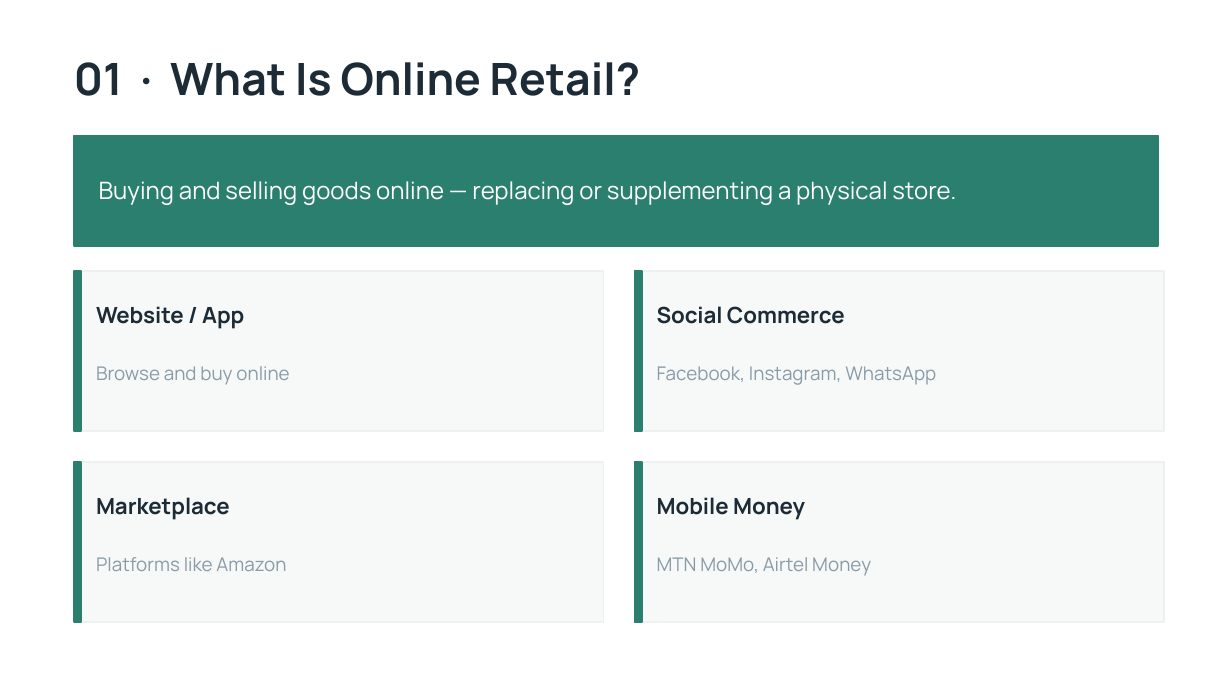
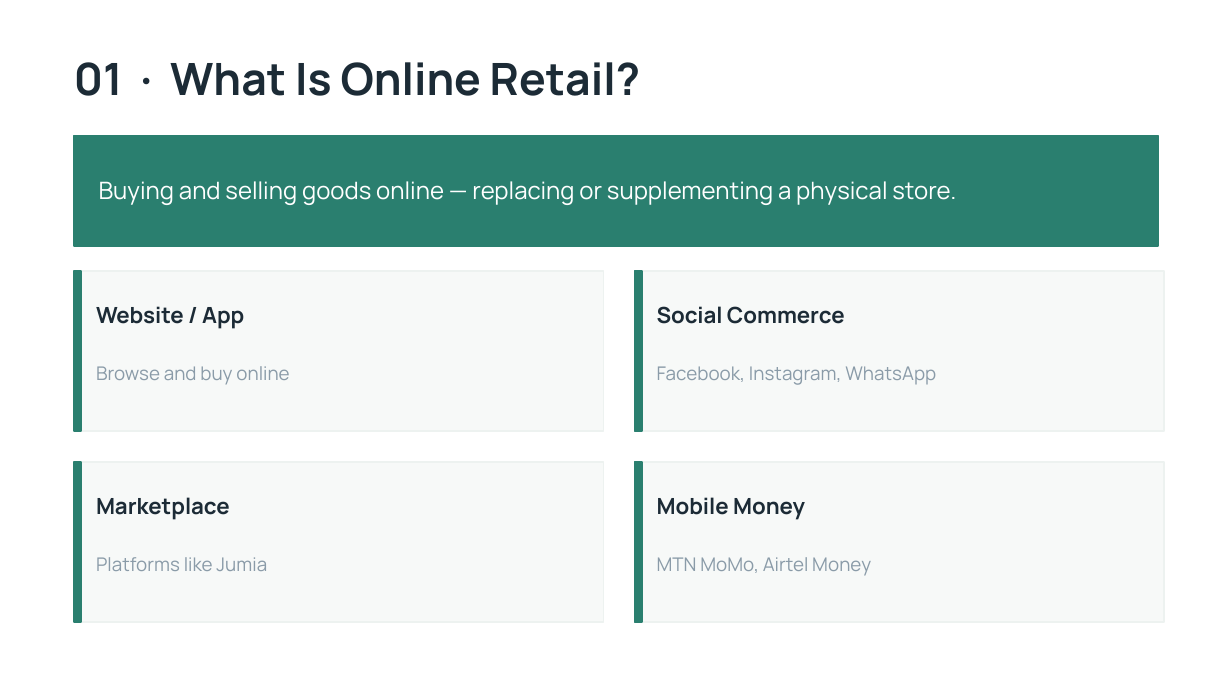
Before and after one commit to astrosanderson/Zambia-Online-Market-Analysis, a slide deck: slide 3 of zambia_retail_v2.pptx. Drawn at 1232x693 pixels with LibreOffice and Linux fonts; fonts in the diff are those of the drawing. Boxes give left, top, right and bottom in pixels: in the first picture for what was removed or moved away, otherwise in the second. Text is boxed around its words. In the diff, an @@ line names an element or a change of style, - is before the commit and + after.

```diff
--- a/zambia_retail_v2.pptx
+++ b/zambia_retail_v2.pptx
@@ text at (96,557,267,571): text changed @@
-Platforms like Amazon
+Platforms like Jumia
```
Also in this commit, not shown: 2 other slides changed, 5 other files.
